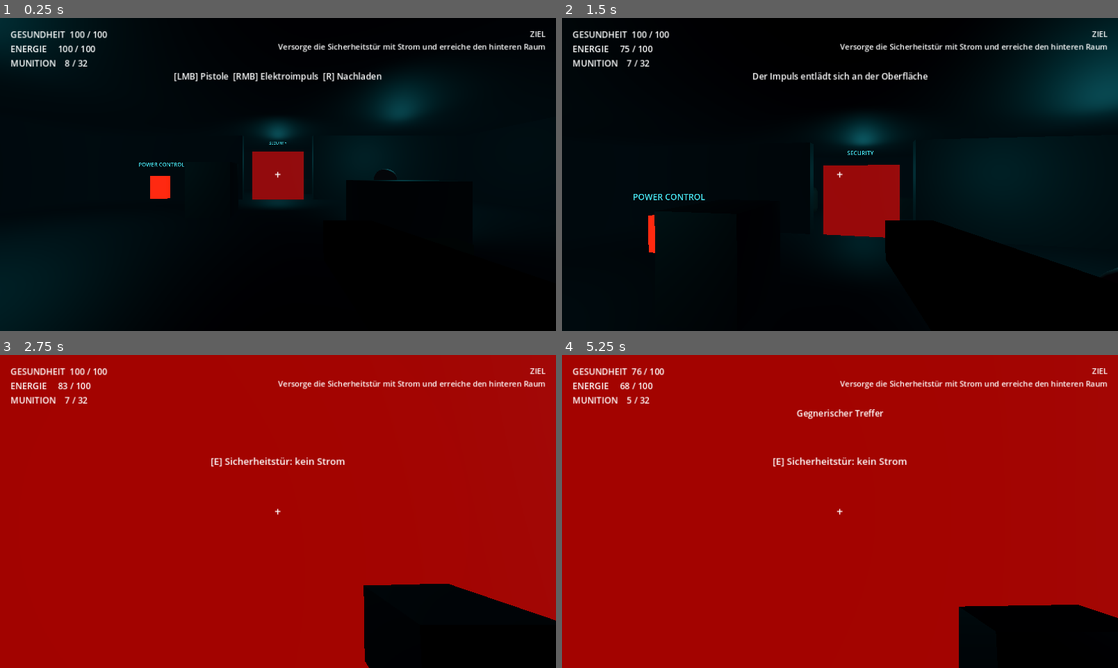
Above: before the commit, frames 1-4 (two rows, left to right).
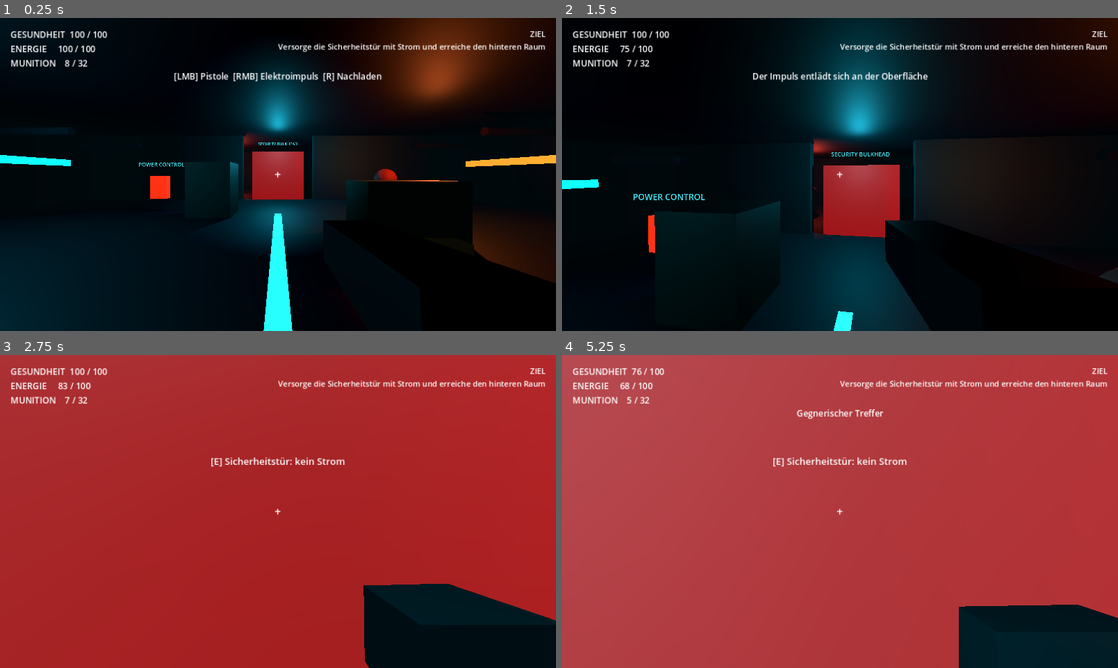
Above: after the commit, the same moments.

Repository: Maycetin1205/bioshock
Game: Godot game, scene res://scenes/main.tscn
Same seed, same stepped clock (60 frames per second), same inputs: the game is played once before the commit and once after it.
Inputs (mouse positions are in pixels of both pictures, inside the frame that each line leads up to):
- Up to frame 1 (0.25 s): no input
- Up to frame 2 (1.5 s): tap Enter at 0.5 s; move the mouse to (867, 174) at 0.52 s; hold Right mouse button (ability_primary) 0.53-1.28 s; hold W (move_forward) from 0.53 s (still down); click (867, 174) at 0.67 s; tap Space (jump) at 0.77 s; move the mouse to (812, 174) at 1.27 s; tap E (interact) at 1.35 s
- Up to frame 3 (2.75 s): keep holding W (move_forward); tap Space (jump) at 1.52 s; move the mouse to (289, 505) at 2.02 s; hold Shift (sprint) from 2.03 s (still down)
- Up to frame 4 (5.25 s): keep holding W (move_forward); move the mouse to (834, 517) at 2.77 s; release Shift (sprint) at 2.78 s; click (834, 517) at 2.85 s; tap Space (jump) at 3.02, 3.77, 4.52 s; move the mouse to (878, 514) at 3.52 s; hold Right mouse button (ability_primary) 3.53-4.28 s; move the mouse to (795, 508) at 4.27 s; tap E (interact) at 4.35 s; move the mouse to (845, 511) at 5.02 s; hold Shift (sprint) from 5.03 s (still down); click (845, 511) at 5.17 s

The runs differ from the first frame. In frame 1, 20% of the frame differs, in the area x 0-100%, y 0-100%; in frame 2, 25%; in frame 3, 94%; in frame 4, 99%.

Commit message:
Improve industrial greybox readability

Diff:
--- a/src/prototype/prototype_level.gd
+++ b/src/prototype/prototype_level.gd
@@ -17,48 +17,54 @@
 	var world_environment := WorldEnvironment.new()
 	var environment := Environment.new()
 	environment.background_mode = Environment.BG_COLOR
-	environment.background_color = Color(0.015, 0.035, 0.055)
+	environment.background_color = Color(0.008, 0.018, 0.028)
 	environment.ambient_light_source = Environment.AMBIENT_SOURCE_COLOR
-	environment.ambient_light_color = Color(0.10, 0.18, 0.22)
-	environment.ambient_light_energy = 0.55
+	environment.ambient_light_color = Color(0.18, 0.26, 0.30)
+	environment.ambient_light_energy = 1.15
 	environment.fog_enabled = true
-	environment.fog_light_color = Color(0.04, 0.11, 0.14)
-	environment.fog_density = 0.018
+	environment.fog_light_color = Color(0.05, 0.13, 0.16)
+	environment.fog_density = 0.008
 	world_environment.environment = environment
 	add_child(world_environment)
 
 	var key_light := DirectionalLight3D.new()
-	key_light.rotation_degrees = Vector3(-55.0, -25.0, 0.0)
-	key_light.light_color = Color(0.35, 0.62, 0.72)
-	key_light.light_energy = 0.9
+	key_light.rotation_degrees = Vector3(-58.0, -18.0, 0.0)
+	key_light.light_color = Color(0.45, 0.72, 0.82)
+	key_light.light_energy = 1.45
 	key_light.shadow_enabled = true
 	add_child(key_light)
 
-	for light_position in [Vector3(-6.0, 2.7, 1.0), Vector3(6.0, 2.7, -5.0), Vector3(0.0, 2.7, -10.0)]:
-		var light := OmniLight3D.new()
-		light.position = light_position
-		light.light_color = Color(0.12, 0.65, 0.72)
-		light.light_energy = 2.2
-		light.omni_range = 7.0
-		add_child(light)
+	_create_omni_light(Vector3(-5.5, 2.8, 3.0), Color(0.1, 0.75, 0.88), 5.0, 9.0)
+	_create_omni_light(Vector3(5.5, 2.8, -2.0), Color(0.95, 0.42, 0.16), 4.2, 8.0)
+	_create_omni_light(Vector3(0.0, 3.0, -7.0), Color(0.12, 0.72, 0.84), 5.5, 9.0)
+	_create_omni_light(Vector3(-3.5, 2.7, -13.0), Color(0.8, 0.18, 0.12), 3.8, 7.0)
 
 
 func _build_room() -> void:
-	_create_static_box("Floor", Vector3(24.0, 0.5, 28.0), Vector3(0.0, -0.25, -4.0), Color(0.09, 0.13, 0.14))
-	_create_static_box("Ceiling", Vector3(24.0, 0.4, 28.0), Vector3(0.0, 4.2, -4.0), Color(0.05, 0.07, 0.08))
-	_create_static_box("LeftWall", Vector3(0.5, 4.5, 28.0), Vector3(-12.0, 2.0, -4.0), Color(0.08, 0.16, 0.17))
-	_create_static_box("RightWall", Vector3(0.5, 4.5, 28.0), Vector3(12.0, 2.0, -4.0), Color(0.08, 0.16, 0.17))
-	_create_static_box("FrontWall", Vector3(24.0, 4.5, 0.5), Vector3(0.0, 2.0, 10.0), Color(0.08, 0.16, 0.17))
-	_create_static_box("BackWall", Vector3(24.0, 4.5, 0.5), Vector3(0.0, 2.0, -18.0), Color(0.08, 0.16, 0.17))
+	_create_static_box("Floor", Vector3(24.0, 0.5, 28.0), Vector3(0.0, -0.25, -4.0), Color(0.08, 0.12, 0.13))
+	_create_static_box("Ceiling", Vector3(24.0, 0.4, 28.0), Vector3(0.0, 4.2, -4.0), Color(0.04, 0.055, 0.065))
+	_create_static_box("LeftWall", Vector3(0.5, 4.5, 28.0), Vector3(-12.0, 2.0, -4.0), Color(0.07, 0.15, 0.16))
+	_create_static_box("RightWall", Vector3(0.5, 4.5, 28.0), Vector3(12.0, 2.0, -4.0), Color(0.07, 0.15, 0.16))
+	_create_static_box("FrontWall", Vector3(24.0, 4.5, 0.5), Vector3(0.0, 2.0, 10.0), Color(0.07, 0.15, 0.16))
+	_create_static_box("BackWall", Vector3(24.0, 4.5, 0.5), Vector3(0.0, 2.0, -18.0), Color(0.07, 0.15, 0.16))
 
-	_create_static_box("DividerLeft", Vector3(9.8, 4.0, 0.55), Vector3(-7.1, 2.0, -8.0), Color(0.12, 0.18, 0.18))
-	_create_static_box("DividerRight", Vector3(9.8, 4.0, 0.55), Vector3(7.1, 2.0, -8.0), Color(0.12, 0.18, 0.18))
-	_create_static_box("CoverA", Vector3(2.2, 1.4, 1.4), Vector3(3.0, 0.7, 0.0), Color(0.18, 0.15, 0.10))
-	_create_static_box("CoverB", Vector3(1.6, 2.0, 1.6), Vector3(-2.5, 1.0, -3.0), Color(0.14, 0.12, 0.10))
-	_create_static_box("RearCover", Vector3(3.0, 1.1, 1.2), Vector3(3.5, 0.55, -12.0), Color(0.16, 0.13, 0.10))
+	_create_static_box("DividerLeft", Vector3(9.8, 4.0, 0.55), Vector3(-7.1, 2.0, -8.0), Color(0.11, 0.18, 0.18))
+	_create_static_box("DividerRight", Vector3(9.8, 4.0, 0.55), Vector3(7.1, 2.0, -8.0), Color(0.11, 0.18, 0.18))
+	_create_static_box("CoverA", Vector3(2.2, 1.4, 1.4), Vector3(3.0, 0.7, 0.0), Color(0.22, 0.16, 0.08))
+	_create_static_box("CoverB", Vector3(1.6, 2.0, 1.6), Vector3(-2.5, 1.0, -3.0), Color(0.16, 0.11, 0.07))
+	_create_static_box("RearCover", Vector3(3.0, 1.1, 1.2), Vector3(3.5, 0.55, -12.0), Color(0.18, 0.12, 0.07))
 
-	_create_sign("POWER CONTROL", Vector3(-5.2, 2.0, -4.1))
-	_create_sign("SECURITY", Vector3(0.0, 3.5, -7.65))
+	_create_emissive_panel(Vector3(0.0, 0.015, 3.0), Vector3(0.28, 0.03, 12.0), Color(0.04, 0.78, 0.92))
+	_create_emissive_panel(Vector3(-11.72, 2.2, -1.0), Vector3(0.04, 0.35, 11.0), Color(0.02, 0.55, 0.66))
+	_create_emissive_panel(Vector3(11.72, 2.2, -7.0), Vector3(0.04, 0.35, 11.0), Color(0.65, 0.18, 0.05))
+
+	for z_position in [5.0, 1.0, -3.0, -7.0, -11.0, -15.0]:
+		_create_pipe(Vector3(-9.8, 3.25, z_position), Vector3(0.0, 0.0, 90.0), Color(0.13, 0.32, 0.34))
+		_create_pipe(Vector3(9.8, 3.25, z_position), Vector3(0.0, 0.0, 90.0), Color(0.28, 0.14, 0.08))
+
+	_create_sign("POWER CONTROL", Vector3(-5.2, 2.0, -4.1), Color(0.25, 0.95, 1.0))
+	_create_sign("SECURITY BULKHEAD", Vector3(0.0, 3.45, -7.65), Color(0.25, 0.95, 1.0))
+	_create_sign("SECTOR 03", Vector3(4.8, 2.8, 2.5), Color(1.0, 0.46, 0.16))
 
 
 func _build_gameplay_objects() -> void:
@@ -100,8 +106,8 @@
 	mesh.size = size
 	var material := StandardMaterial3D.new()
 	material.albedo_color = color
-	material.metallic = 0.35
-	material.roughness = 0.72
+	material.metallic = 0.4
+	material.roughness = 0.66
 	mesh.material = material
 	mesh_instance.mesh = mesh
 	body.add_child(mesh_instance)
@@ -116,12 +122,54 @@
 	return body
 
 
-func _create_sign(text: String, sign_position: Vector3) -> void:
+func _create_emissive_panel(panel_position: Vector3, size: Vector3, color: Color) -> void:
+	var mesh_instance := MeshInstance3D.new()
+	mesh_instance.position = panel_position
+	var mesh := BoxMesh.new()
+	mesh.size = size
+	var material := StandardMaterial3D.new()
+	material.albedo_color = color * 0.35
+	material.emission_enabled = true
+	material.emission = color
+	material.emission_energy_multiplier = 4.0
+	mesh.material = material
+	mesh_instance.mesh = mesh
+	add_child(mesh_instance)
+
+
+func _create_pipe(pipe_position: Vector3, pipe_rotation: Vector3, color: Color) -> void:
+	var mesh_instance := MeshInstance3D.new()
+	mesh_instance.position = pipe_position
+	mesh_instance.rotation_degrees = pipe_rotation
+	var mesh := CylinderMesh.new()
+	mesh.top_radius = 0.16
+	mesh.bottom_radius = 0.16
+	mesh.height = 3.4
+	var material := StandardMaterial3D.new()
+	material.albedo_color = color
+	material.metallic = 0.72
+	material.roughness = 0.35
+	mesh.material = material
+	mesh_instance.mesh = mesh
+	add_child(mesh_instance)
+
+
+func _create_omni_light(light_position: Vector3, color: Color, energy: float, light_range: float) -> void:
+	var light := OmniLight3D.new()
+	light.position = light_position
+	light.light_color = color
+	light.light_energy = energy
+	light.omni_range = light_range
+	light.shadow_enabled = true
+	add_child(light)
+
+
+func _create_sign(text: String, sign_position: Vector3, color: Color) -> void:
 	var label := Label3D.new()
 	label.text = text
 	label.position = sign_position
 	label.font_size = 48
-	label.modulate = Color(0.3, 0.95, 1.0)
+	label.modulate = color
 	label.outline_size = 8
 	label.billboard = BaseMaterial3D.BILLBOARD_ENABLED
 	add_child(label)
